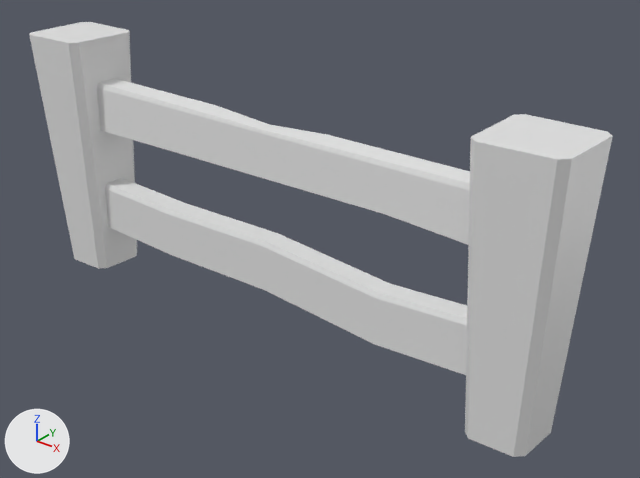
Before and after pictures for a commit that changed the FBX model Assets/Meshes/Fence.fbx.
Camera for both pictures: a camera (50 mm lens) standing at (0.00982, -0.01086, 0.00901) and looking at (0.00083, 0.00038, 0.00204). Every picture has the same lights, and +X, +Y and +Z are marked at lower left. Where no turn or scale is listed for an object, it has been applied to the vertices.

Objects in the first picture: 'CapLeft', 'CapRight', 'Wall'.
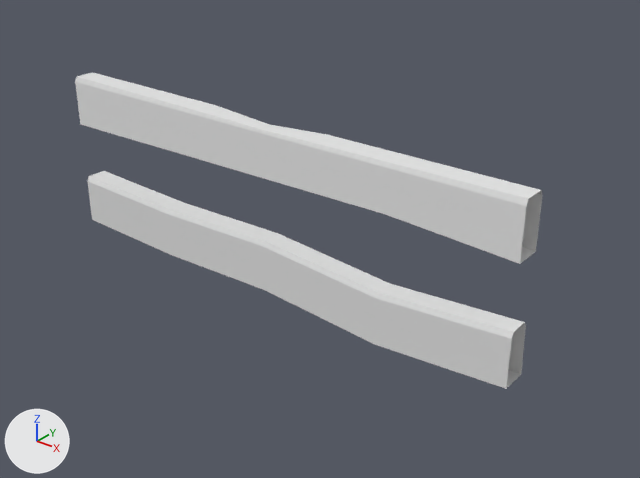
Diff of the bpy script that builds the scene:
```diff
--- a/Assets/Meshes/Fence.fbx.py
+++ b/Assets/Meshes/Fence.fbx.py
@@ ob_capright @@
-ob_capright = bpy.data.objects.new('CapRight', me_cube_002)
-ob_capright.location = (0.005, 0.0, 0.0)
@@ ob_capleft @@
-ob_capleft = bpy.data.objects.new('CapLeft', me_cube_001)
-ob_capleft.location = (-0.005, 0.0, 0.0)
```

Pixel boxes [x1, y1, x2, y2] of what changed, in the pictures (640 x 478 px):
'CapRight', deleted
    before: [465, 114, 613, 457]
'CapLeft', deleted
    before: [29, 22, 137, 269]
